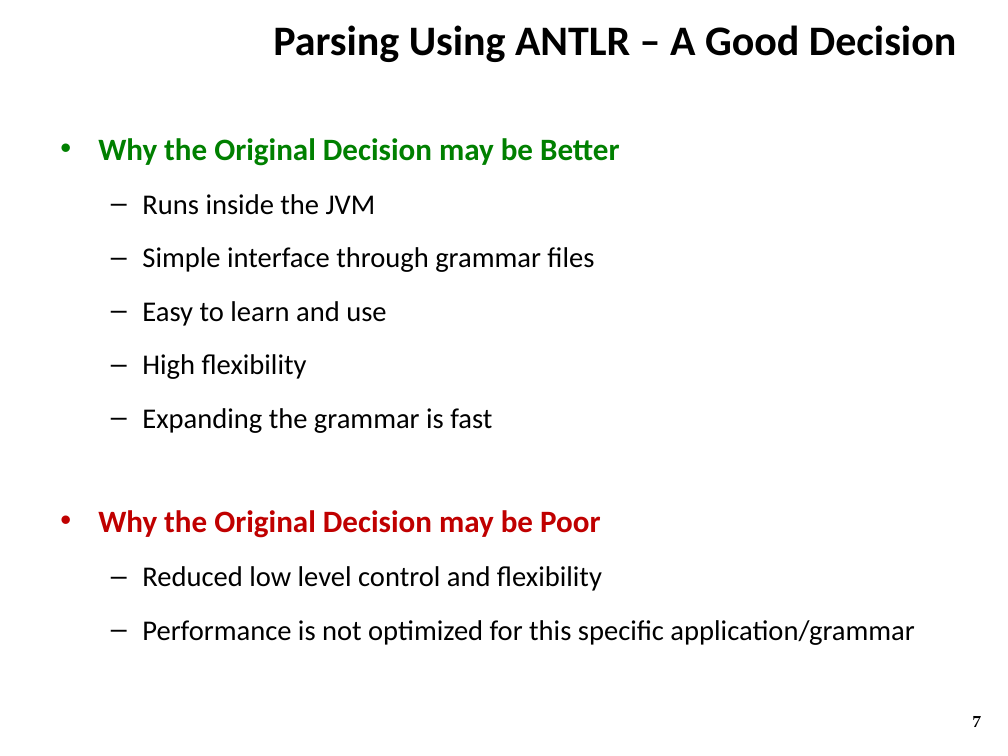
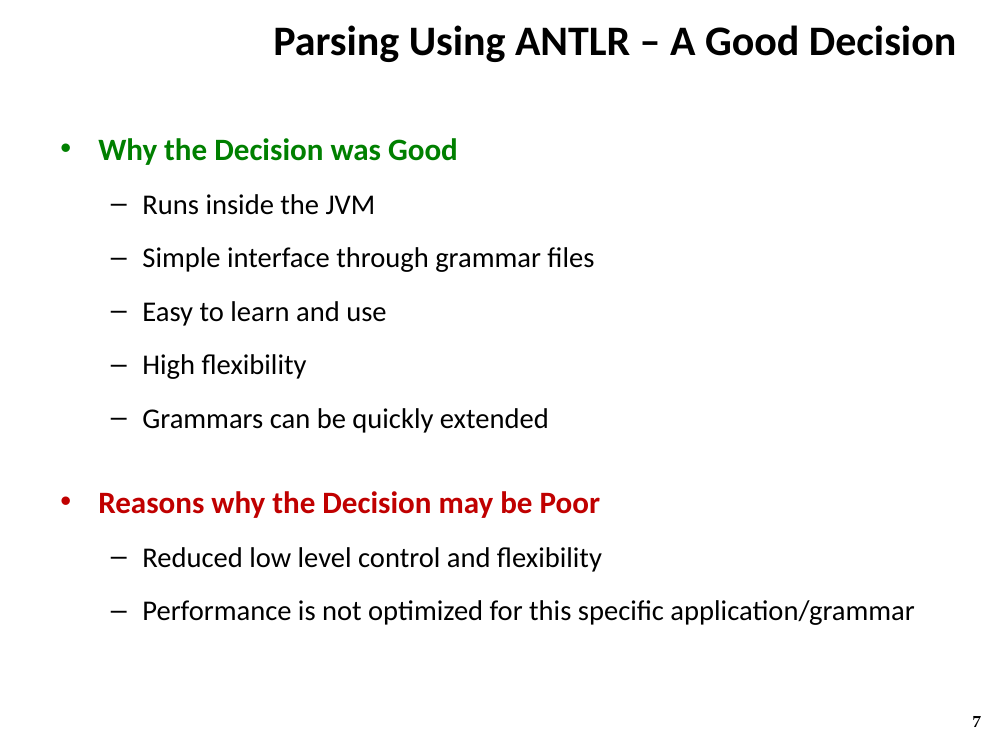
Before and after one commit to ZaydH/CS252, a slide deck: slide 7 of Project/Project_Presentation/Zayd_Hammoudeh_-_HamSkill_Run_Haskell_Anywhere.pptx. Drawn at 1008x756 pixels with LibreOffice and Linux fonts; fonts in the diff are those of the drawing; background and template pictures are left out. Boxes give left, top, right and bottom in pixels: in the first picture for what was removed or moved away, otherwise in the second. Text is boxed around its words. In the diff, an @@ line names an element or a change of style, - is before the commit and + after.

```diff
--- a/Project/Project_Presentation/Zayd_Hammoudeh_-_HamSkill_Run_Haskell_Anywhere.pptx
+++ b/Project/Project_Presentation/Zayd_Hammoudeh_-_HamSkill_Run_Haskell_Anywhere.pptx
@@ text at (98,138,458,165): text changed @@
-• Why the Original Decision may be Better
+• Why the Decision was Good
@@ text at (98,408,600,518): text changed @@
-  – Expanding the grammar is fast
-• Why the Original Decision may be Poor
+  – Grammars can be quickly extended
+• Reasons why the Decision may be Poor
```
Also in this commit, not shown: 4 other slides changed.
